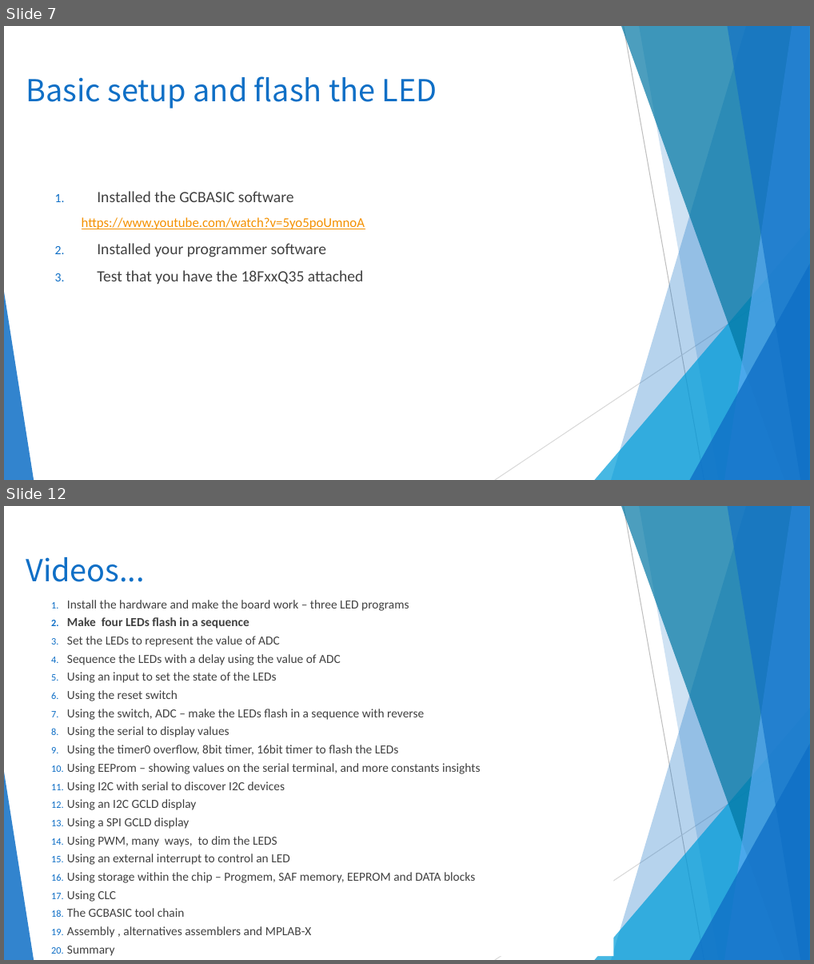
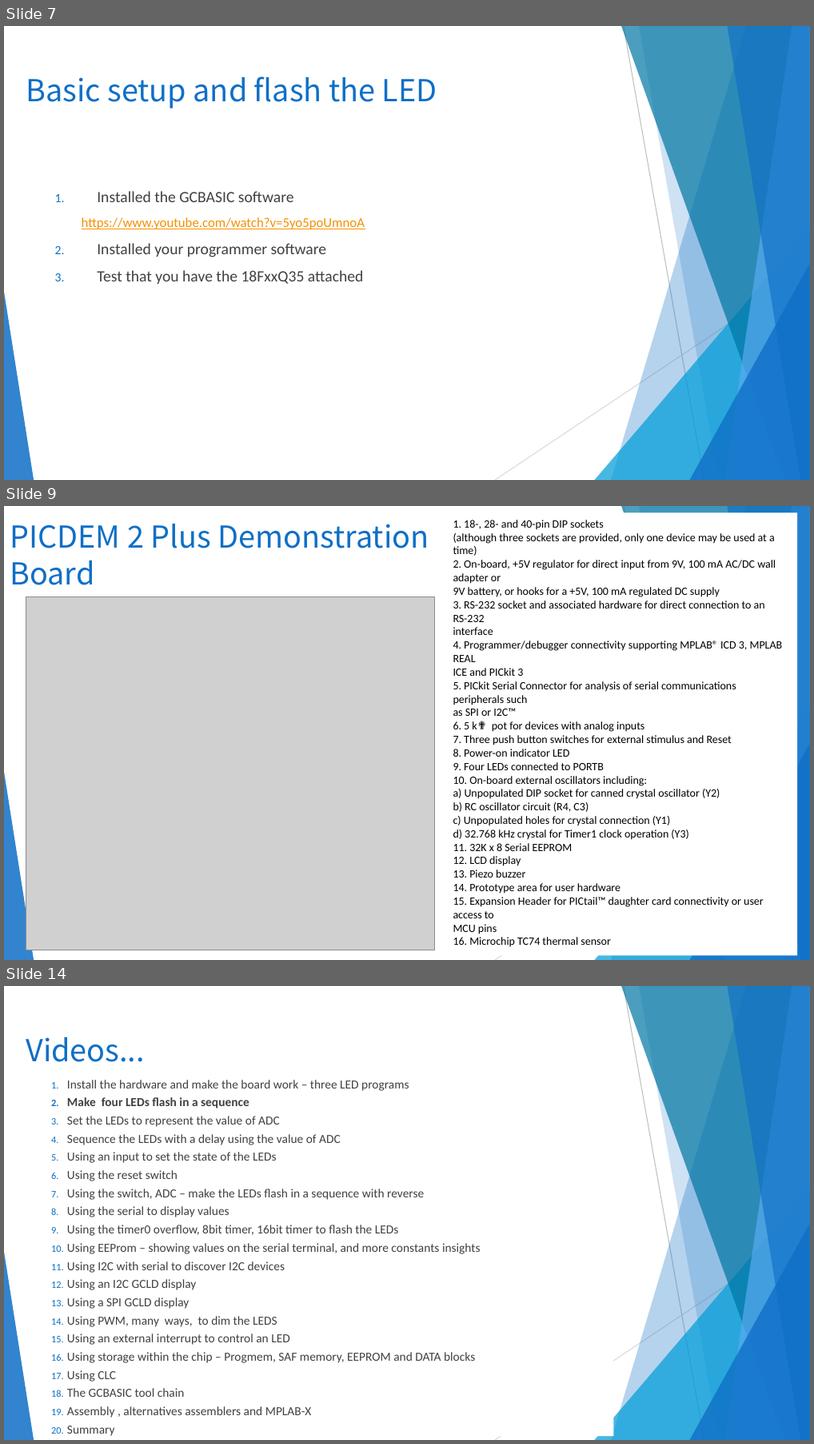
Before and after one commit to GreatCowBASIC/Demonstration_Sources, a slide deck: Vendor_Boards/Microchip_PICDEM 2 plus_board_2010/18f/tutorials/GCBASIC_Part1.pptx. Shown one above the other, each under a label of ours: slides 7 and 12 before the commit, slides 7, 9 and 14 after it; the slides between them are not shown. The pictures are 814x964 and 814x1444 pixels, drawn with LibreOffice and Linux fonts; fonts in the diff are those of the drawing; grey boxes stand for pictures; background and template pictures are left out. Boxes give left, top, right and bottom in pixels: in the first picture for what was removed or moved away, otherwise in the second. Text is boxed around its words. In the diff, an @@ line names an element or a change of style, - is before the commit and + after.

```diff
--- a/Vendor_Boards/Microchip_PICDEM 2 plus_board_2010/18f/tutorials/GCBASIC_Part1.pptx
+++ b/Vendor_Boards/Microchip_PICDEM 2 plus_board_2010/18f/tutorials/GCBASIC_Part1.pptx
@@ slide 9 added at bbox=[4, 506, 810, 960], background picture (left out); not listed: 10 template elements that a slide beside it also shows @@
@@ rectangle added at bbox=[4, 515, 566, 593], fill #FFFFFF, 27 pt, text #0F6FC6 @@
+PICDEM 2 Plus Demonstration
+Board
@@ rectangle added at bbox=[445, 512, 798, 955], fill #FFFFFF, 10 pt, text #000000 @@
+1. 18-, 28- and 40-pin DIP sockets
+(although three sockets are provided, only one device may be used at a time)
+2. On-board, +5V regulator for direct input from 9V, 100 mA AC/DC wall adapter or
+9V battery, or hooks for a +5V, 100 mA regulated DC supply
+3. RS-232 socket and associated hardware for direct connection to an RS-232
+interface
+4. Programmer/debugger connectivity supporting MPLAB® ICD 3, MPLAB REAL
+ICE and PICkit 3
+5. PICkit Serial Connector for analysis of serial communications peripherals such
+as SPI or I2C™
+6. 5 k✟ pot for devices with analog inputs
+7. Three push button switches for external stimulus and Reset
+8. Power-on indicator LED
+9. Four LEDs connected to PORTB
+10. On-board external oscillators including:
+a) Unpopulated DIP socket for canned crystal oscillator (Y2)
+b) RC oscillator circuit (R4, C3)
+c) Unpopulated holes for crystal connection (Y1)
+d) 32.768 kHz crystal for Timer1 clock operation (Y3)
+11. 32K x 8 Serial EEPROM
+12. LCD display
+13. Piezo buzzer
+14. Prototype area for user hardware
+15. Expansion Header for PICtail™ daughter card connectivity or user access to
+MCU pins
+16. Microchip TC74 thermal sensor
@@ picture added at bbox=[26, 596, 435, 949] @@
@@ what was slide 12 is now slide 14 @@
```
Also in this commit, not shown: 4 slides changed, 2 other slides added, 1 slide removed, 13 other files.
